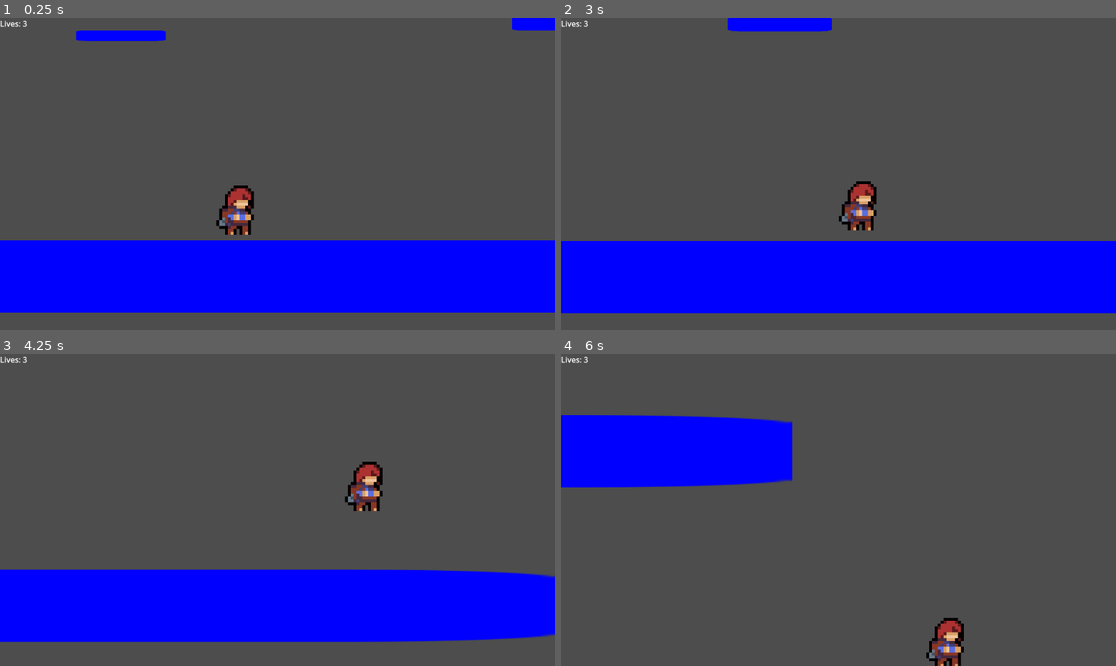
Above: before the commit, frames 1-4 (two rows, left to right).
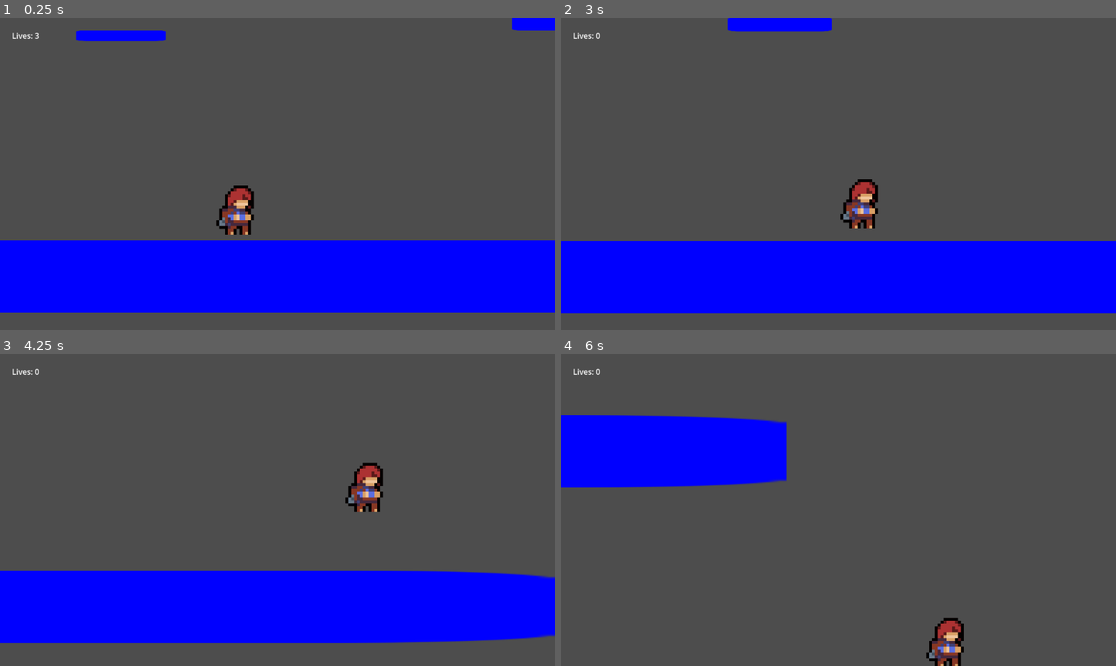
Above: after the commit, the same moments.

Repository: DonThaKidd/Celeste-Clone
Game: Godot game, scene res://main.tscn
Two runs of this game, one before a commit and one after it. Both use one fixed random seed, a clock stepped at 60 frames per second and the inputs below. The engine's default icon, where the game draws it, is replaced by a stand-in: a white triangle on a blue panel in a dark square.
Inputs (mouse positions are in pixels of both pictures, inside the frame that each line leads up to):
- Up to frame 1 (0.25 s): no input
- Up to frame 2 (3 s): move the mouse to (960, 158) at 0.52 s; hold Shift (dash) 0.53-1.28 s; hold D (right) 0.53-2.03 s; click (960, 158) at 0.6 s; tap Space (jump) at 0.77, 1.07, 1.52, 1.55, 1.82 s; move the mouse to (727, 189) at 1.27 s; tap Shift (dash) at 1.35 s; move the mouse to (894, 105) at 2.02 s; hold A (left) 2.03-2.78 s; hold Space (jump) 2.03-2.78 s; click (894, 105) at 2.3 s; move the mouse to (810, 236) at 2.77 s; hold D (right) from 2.78 s (still down); click (810, 236) at 2.85 s
- Up to frame 3 (4.25 s): keep holding D (right); tap Space (jump) at 3.02, 3.32, 3.77, 3.8, 4.07 s; tap Shift (dash) at 3.05 s; move the mouse to (444, 556) at 3.52 s; hold Shift (dash) from 3.53 s (still down)
- Up to frame 4 (6 s): move the mouse to (672, 463) at 4.27 s; release D (right) at 4.28 s; release Shift (dash) at 4.28 s; hold A (left) 4.28-5.03 s; click (672, 463) at 4.35 s; tap Space (jump) at 4.52, 4.82, 5.85 s; move the mouse to (866, 510) at 5.02 s; hold D (right) 5.03-5.78 s; hold Shift (dash) 5.03-5.78 s; move the mouse to (755, 432) at 5.77 s; hold A (left) from 5.78 s (still down)

The runs differ from the first frame. In frame 1, less than 0.1% of the frame differs, in the area x 0-8%, y 0-7%; in frame 2, 0.7%; in frame 3, 1.4%, in the area x 0-100%, y 0-93%; in frame 4, 0.5%.

Commit message:
grapple hook bug fixes + lives system added

Diff:
--- /dev/null
+++ b/GUI.gd
@@ -0,0 +1,8 @@
+extends CanvasLayer
+
+@onready var life_label = $Control/Label
+@onready var player = $"../../Player"
+
+func update_hp() -> void:
+	life_label.text = "Lives: " + str(player.hp)
+	pass
--- a/Grapple-Hook/scripts/grapple_controller.gd
+++ b/Grapple-Hook/scripts/grapple_controller.gd
@@ -10,12 +10,17 @@
 
 var launched = false
 var target : Vector2
+var can_grapple = true
 
 func _process(delta):
 	raycast.look_at(get_global_mouse_position())
 
-	if Input.is_action_just_pressed("Grapple"):
+	if Input.is_action_just_pressed("Grapple") and can_grapple:
 		launch()
+		$grapple_cooldown.start()
+		$grapple_timer.start()
+		can_grapple = false
+
 	if Input.is_action_just_released("Grapple"):
 		retract()
 	if launched:
@@ -53,3 +58,11 @@
 
 func update_rope():
 	rope.set_point_position(1, to_local(target))
+
+
+func _on_grapple_cooldown_timeout() -> void:
+	can_grapple = true
+
+
+func _on_grapple_timer_timeout() -> void:
+	retract()
--- a/canvas_layer.tscn
+++ b/canvas_layer.tscn
@@ -1,7 +1,10 @@
-[gd_scene format=3 uid="uid://csatwjqjx5te1"]
+[gd_scene load_steps=2 format=3 uid="uid://csatwjqjx5te1"]
 
-[node name="CanvasLayer" type="CanvasLayer"]
+[ext_resource type="Script" path="res://GUI.gd" id="1_dts6n"]
+
+[node name="GUI" type="CanvasLayer"]
 layer = 2
+script = ExtResource("1_dts6n")
 
 [node name="Control" type="Control" parent="."]
 layout_mode = 3
@@ -13,6 +16,8 @@
 
 [node name="Label" type="Label" parent="Control"]
 layout_mode = 0
-offset_right = 40.0
-offset_bottom = 23.0
+offset_left = 25.0
+offset_top = 25.0
+offset_right = 82.0
+offset_bottom = 48.0
 text = "Lives: 3"
--- a/player/player.tscn
+++ b/player/player.tscn
@@ -32,6 +32,7 @@
 
 [node name="GrappleController" type="Node2D" parent="."]
 script = ExtResource("3_6gqpa")
+stiffness = 35.0
 
 [node name="RayCast2D" type="RayCast2D" parent="GrappleController"]
 target_position = Vector2(800, 0)
@@ -39,6 +40,12 @@
 
 [node name="Line2D" type="Line2D" parent="GrappleController"]
 points = PackedVector2Array(0, 0, 0, 0)
+
+[node name="grapple_cooldown" type="Timer" parent="GrappleController"]
+wait_time = 0.75
+
+[node name="grapple_timer" type="Timer" parent="GrappleController"]
+wait_time = 3.0
 
 [node name="Dash" type="Node2D" parent="."]
 
@@ -48,6 +55,8 @@
 [node name="dash_cooldown" type="Timer" parent="Dash"]
 wait_time = 1.5
 
+[connection signal="timeout" from="GrappleController/grapple_cooldown" to="GrappleController" method="_on_grapple_cooldown_timeout"]
+[connection signal="timeout" from="GrappleController/grapple_timer" to="GrappleController" method="_on_grapple_timer_timeout"]
 [connection signal="timeout" from="Dash/dash_timer" to="." method="_on_dash_timer_timeout"]
+[connection signal="timeout" from="Dash/dash_cooldown" to="." method="_on_dash_timer_timeout"]
 [connection signal="timeout" from="Dash/dash_cooldown" to="." method="_on_dash_cooldown_timeout"]
-[connection signal="timeout" from="Dash/dash_cooldown" to="." method="_on_dash_timer_timeout"]
--- a/player/scripts/player_rework.gd
+++ b/player/scripts/player_rework.gd
@@ -9,8 +9,10 @@
 var dashing = false
 var can_dash = true
 
+var hp = 3
+
 @onready var gc := $GrappleController
-
+@onready var GUI := $"../GUI/CanvasLayer"
 
 var gravity = ProjectSettings.get_setting("physics/2d/default_gravity")
 
@@ -43,7 +45,6 @@
 
 
 	input_direction = round(input_direction)  # Normalize diagonal movement
-	print(input_direction)
 
 	if Input.is_action_just_pressed("dash") and can_dash:
 		dashing = true
@@ -70,9 +71,8 @@
 ## prevents jumping infinitely
 	if Input.is_action_pressed("jump") && (is_on_floor() || gc.launched):
 		jump()
+		take_damage()
 		gc.retract()
-
-
 
 	## Move the player
 	move_and_slide()
@@ -84,6 +84,12 @@
 func jump() -> void:
 	velocity.y = jump_vel
 
+func take_damage() -> void:
+	if hp > 0:
+		hp = hp - 1
+		GUI.update_hp()
+	elif hp == 0:
+		print("died")
 
 func _on_dash_timer_timeout() -> void:
 	dashing = false
